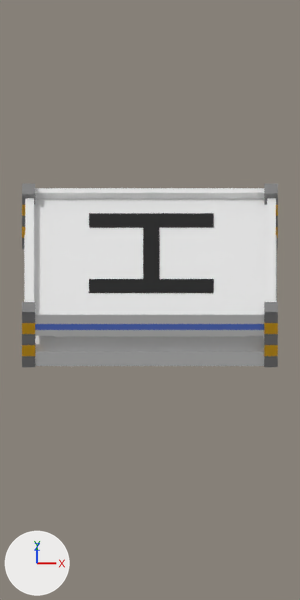
Before and after pictures for a commit that changed the Blender file workdir/Blends/supply_station.blend.
Rendered twice from the file's camera 'Camera'. Every picture has the same lights, and +X, +Y and +Z are marked at lower left. The older version comes first.
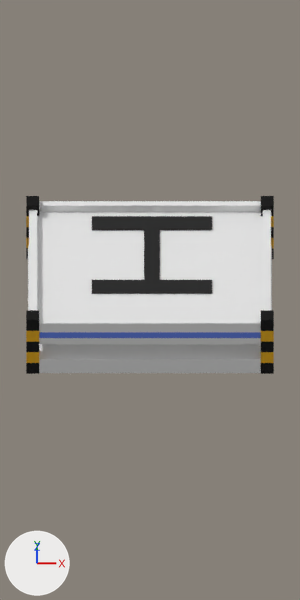
What differs and where, as boxes [x1, y1, x2, y2] in the pictures (300 x 600 px):
'Plane.004', moved, rescaled: before [24, 188, 277, 366]; after [28, 201, 272, 373]
'Text', moved, rescaled: before [89, 213, 214, 293]; after [92, 216, 212, 294]
'Cube', recoloured, moved, rescaled: before [22, 184, 278, 367]; after [26, 196, 274, 374]

The change, as a diff of the scene's bpy script:
```diff
--- a/workdir/Blends/supply_station.blend.py
+++ b/workdir/Blends/supply_station.blend.py
@@ mat_material_006 @@
 mat_material_006 = principled_material('Material.006')
-mat_material_006.base_color = (0.214, 0.214, 0.214)  # grey #7f7f7f
+mat_material_006.base_color = (0.0, 0.0, 0.0)  # black #000000
@@ ob_plane_004 @@
 ob_plane_004 = bpy.data.objects.new('Plane.004', me_plane_004)
-ob_plane_004.location = (0.01, 0.12, 0.0)
-ob_plane_004.scale = (1.26, 0.851, 1.0)
+ob_plane_004.location = (0.0, 0.0, 0.0)
+ob_plane_004.scale = (1.22, 0.823, 0.967)
@@ ob_cube @@
 ob_cube = bpy.data.objects.new('Cube', me_cube)
-ob_cube.location = (0.0, 0.11, 0.0)
+ob_cube.location = (0.0, 0.0, 0.0)
+ob_cube.scale = (0.967, 0.967, 0.967)
 _m = ob_cube.modifiers.new('Mirror', 'MIRROR')
@@ ob_text @@
 ob_text = bpy.data.objects.new('Text', txt_text)
-ob_text.location = (0.64, -0.49, 0.68)
+ob_text.location = (0.62, -0.47, 0.66)
 ob_text.rotation_euler = (0.0, 0.0, 1.571)  # degrees (0, 0, 90)
-ob_text.scale = (1.83, 1.83, 1.83)
+ob_text.scale = (1.76, 1.76, 1.76)
```
